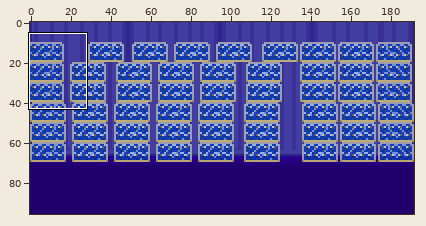
Two versions of one sprite sheet, art/interiors/shipping_container_soyda_INTERIOR.png. The first picture is a wide view before the edit; the outline marks the close-up.
Close-up. Earlier state:
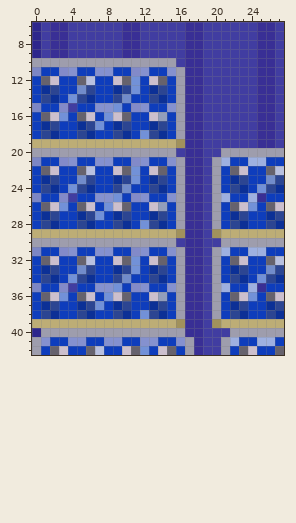
The file is 384x192 pixels, drawn in blocks of 2x2; one block is one cell here. Colours within 5 levels of each other are drawn and written as one. Shown: x 0..27, y 6..42.
Now the later version:
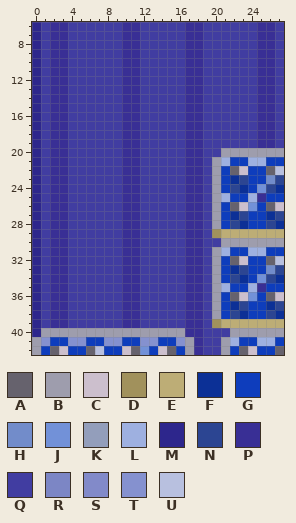
Palette (. is transparent): A #66626d  B #9e9dad  C #ccbfcd  D #a1915c  E #bdad76  F #0c3096  G #0e3dbc  H #728cca  J #7291d8  K #939ebb  L #9eb0e0  M #2d268c  N #2c4592  P #392f95  Q #413da1  R #7c86c5  S #828ac9  T #8591cf  U #b8c0df
Changes in this commit:
Changed rows in their new state; - is an unchanged pixel.
first column x 0:
10 MQPPQQQQQQPPQQQQ-
11 MQPPQQQQQQPPQQQQQ
12 MQPPQQQQQQPPQQQQQ
13 MQPPQQQQQQPPQQQQQ
14 MQPPQQQQQQPPQQQQQ
15 MQPP-QQQQQPPQQQQQ
16 MQPPQQQQQQPPQQQQQ
17 MQPPQQQQQQPPQQQQQ
18 MQPPQQQQQQPPQQQQQ
19 MQPPQQQQQQPPQQQQQ
20 MQPPQQQQQQPPQQQQ-
21 MQPPQQQQQQPPQQQQQ
22 MQPPQQQQQQPPQQQQQ
23 MQPPQQQQQQPPQQQQQ
24 MQPPQQQQQQPPQQQQQ
25 MQPP-QQQQQPPQQQQQ
26 MQPPQQQQQQPPQQQQQ
27 MQPPQQQQQQPPQQQQQ
28 MQPPQQQQQQPPQQQQQ
29 MQPPQQQQQQPPQQQQQ
30 MQPPQQQQQQPPQQQQ-
31 MQPPQQQQQQPPQQQQQ
32 MQPPQQQQQQPPQQQQQ
33 MQPPQQQQQQPPQQQQQ
34 MQPPQQQQQQPPQQQQQ
35 MQPP-QQQQQPPQQQQQ
36 MQPPQQQQQQPPQQQQQ
37 MQPPQQQQQQPPQQQQQ
38 MQPPQQQQQQPPQQQQQ
39 MQPPQQQQQQPPQQQQQ
Changed places in both close-ups, as pixel boxes (x1, y1, x2, y2):
changed: (32, 58, 185, 328)
